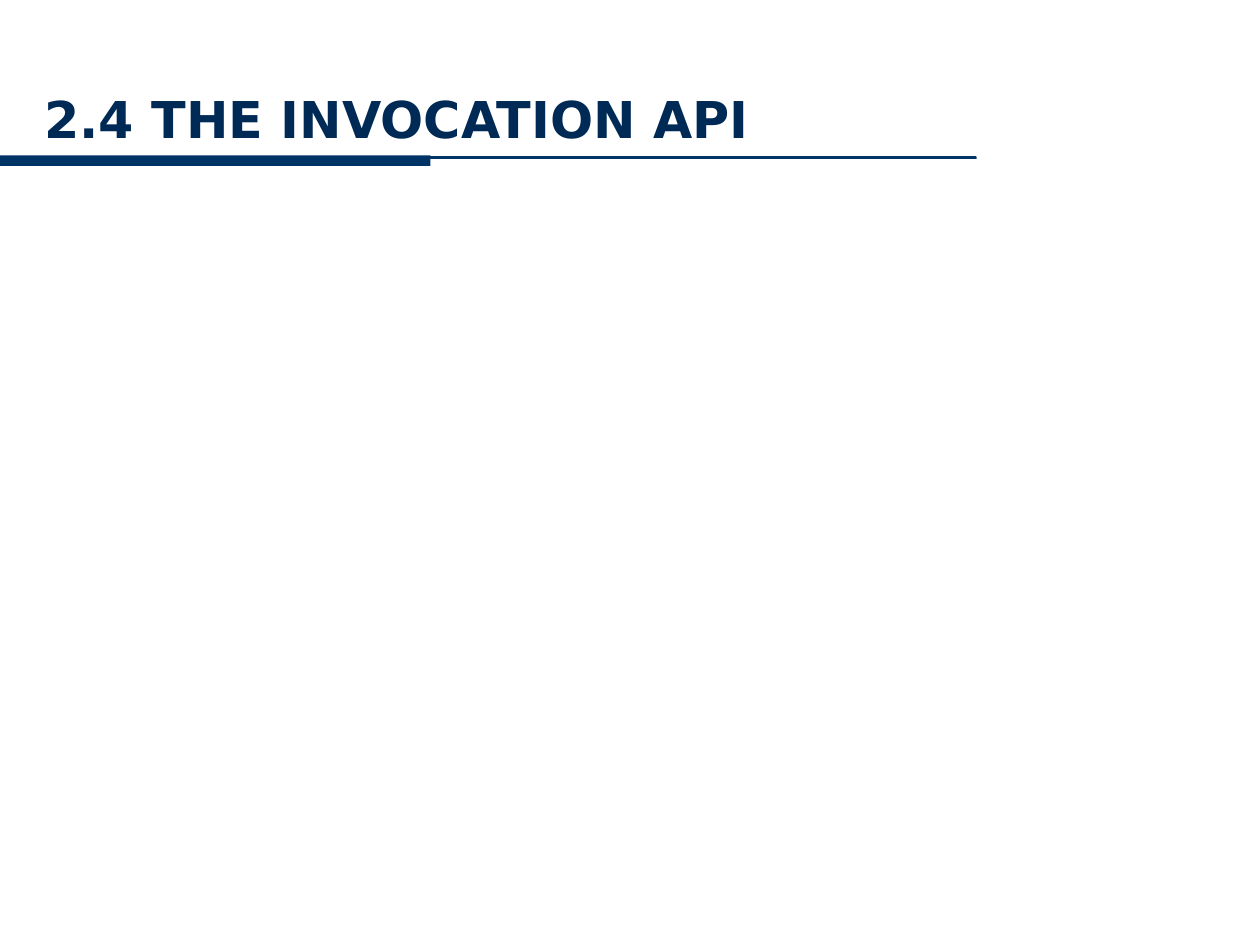
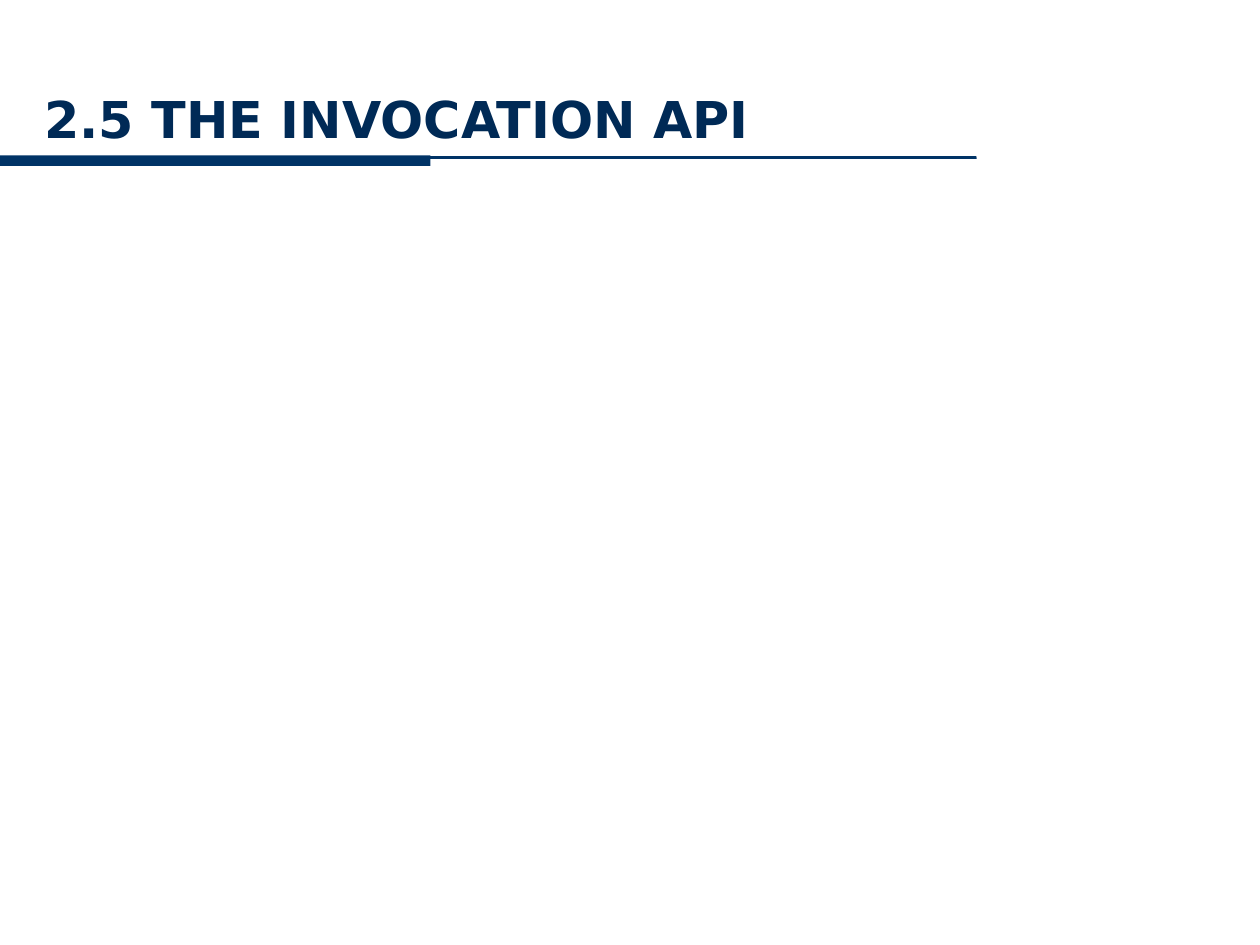
Before and after one commit to minhkhanh/UofS-Java, a slide deck: slide 13 of Seminar_JNI/Slide_00.pptx (slide 12 before the commit). Drawn at 1260x945 pixels with LibreOffice and Linux fonts; fonts in the diff are those of the drawing; background and template pictures are left out. Boxes give left, top, right and bottom in pixels: in the first picture for what was removed or moved away, otherwise in the second. Text is boxed around its words. In the diff, an @@ line names an element or a change of style, - is before the commit and + after.

```diff
--- a/Seminar_JNI/Slide_00.pptx
+++ b/Seminar_JNI/Slide_00.pptx
@@ title at [44, 100, 748, 139]: text changed @@
-2.4 THE INVOCATION API
+2.5 THE INVOCATION API
```
Also in this commit, not shown: 13 other slides changed, 3 slides added.
